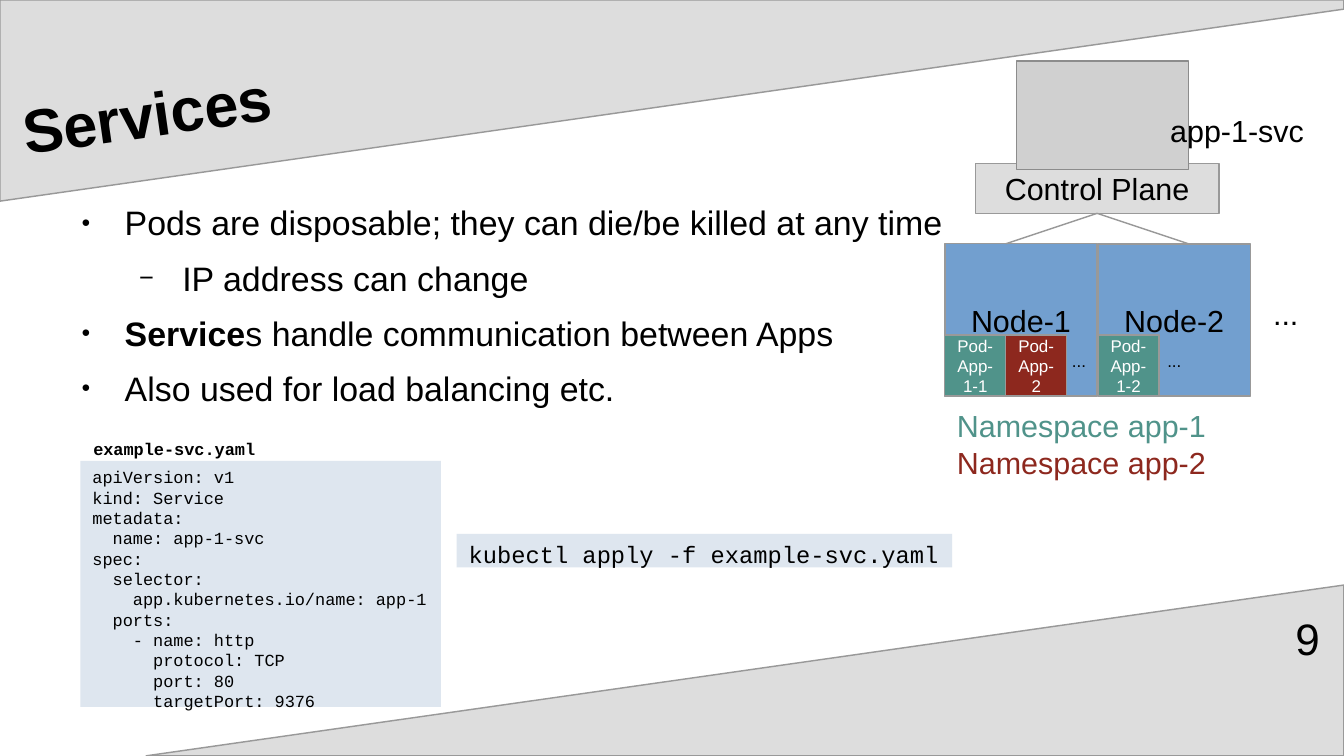
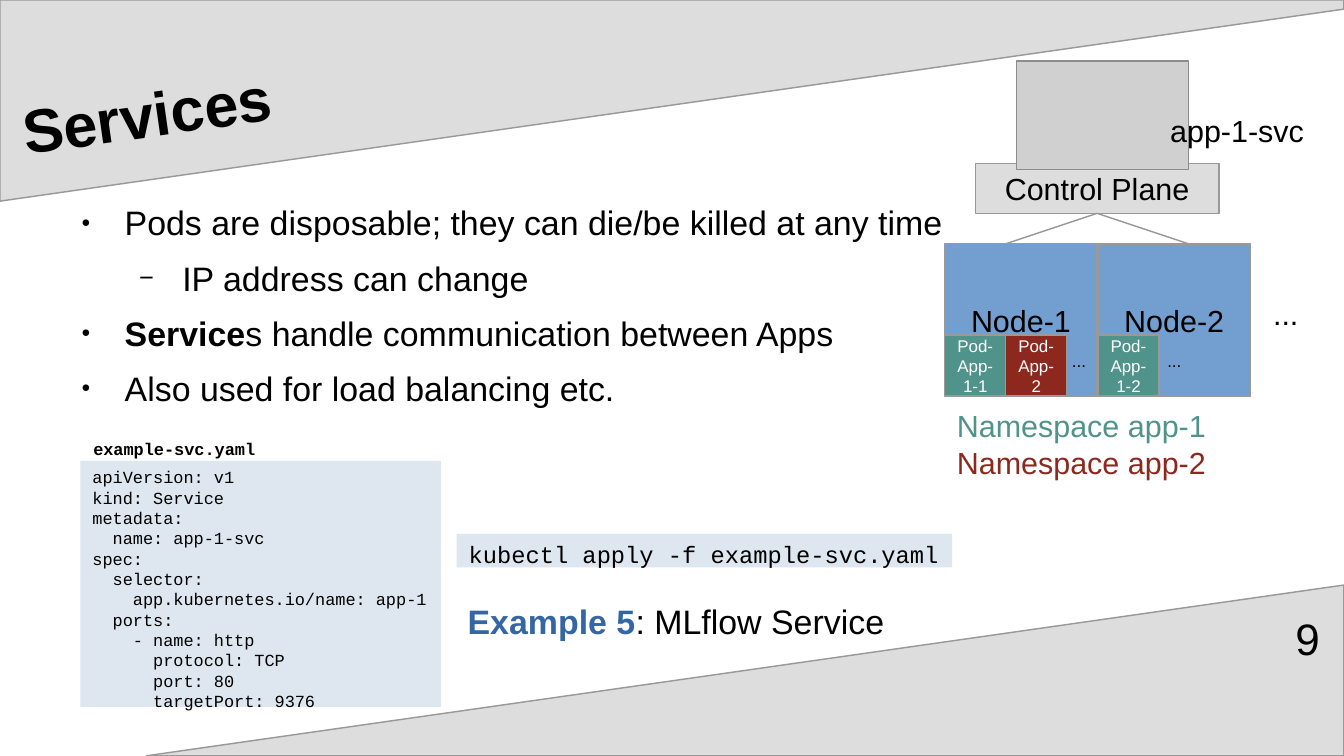
Before and after one commit to upart/cabinops, a slide deck: slide 9 of documentation/Introduction.odp. Drawn at 1344x756 pixels with LibreOffice and Linux fonts; fonts in the diff are those of the drawing; grey boxes stand for pictures. Boxes give left, top, right and bottom in pixels: in the first picture for what was removed or moved away, otherwise in the second. Text is boxed around its words. In the diff, an @@ line names an element or a change of style, - is before the commit and + after.

Commit message:
add service example

```diff
--- a/documentation/Introduction.odp
+++ b/documentation/Introduction.odp
@@ text added at <box>468,609,884,641</box>, 20 pt, text #000000 @@
+Example 5: MLflow Service
```
Also in this commit, not shown: 3 other files.
